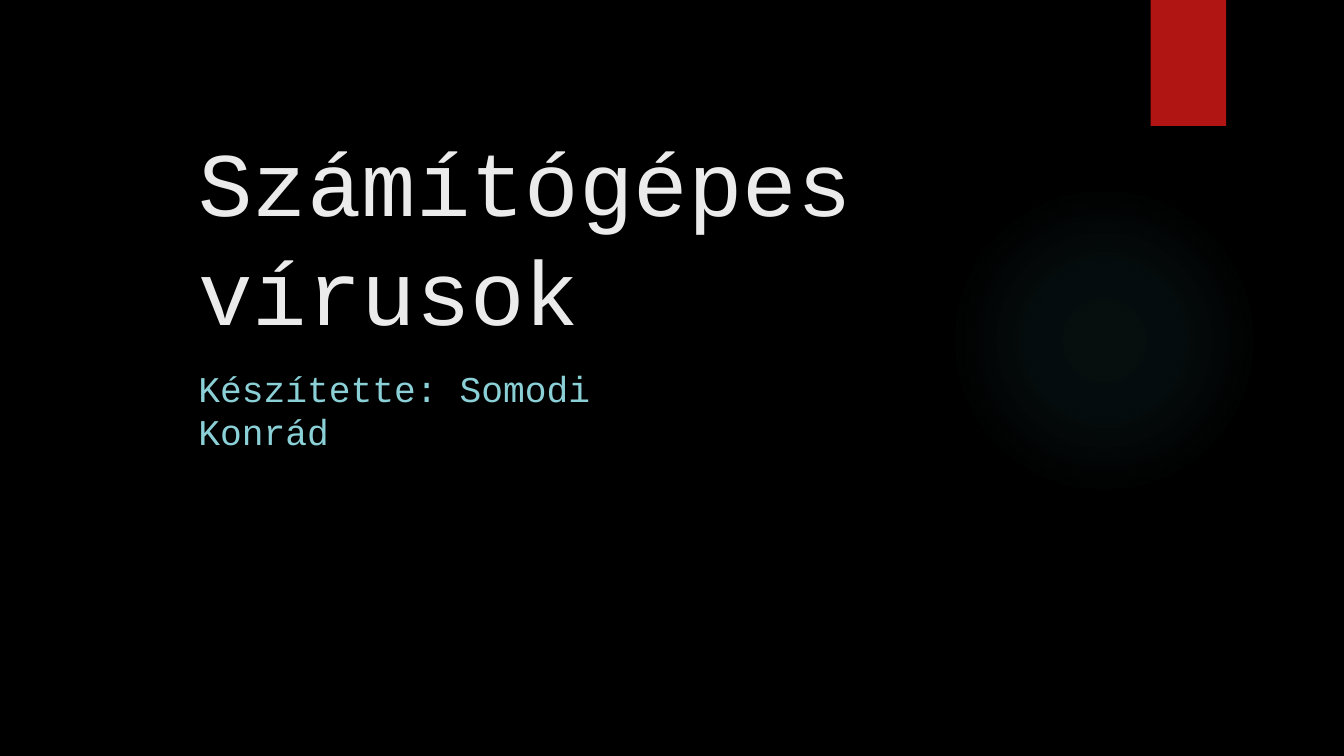
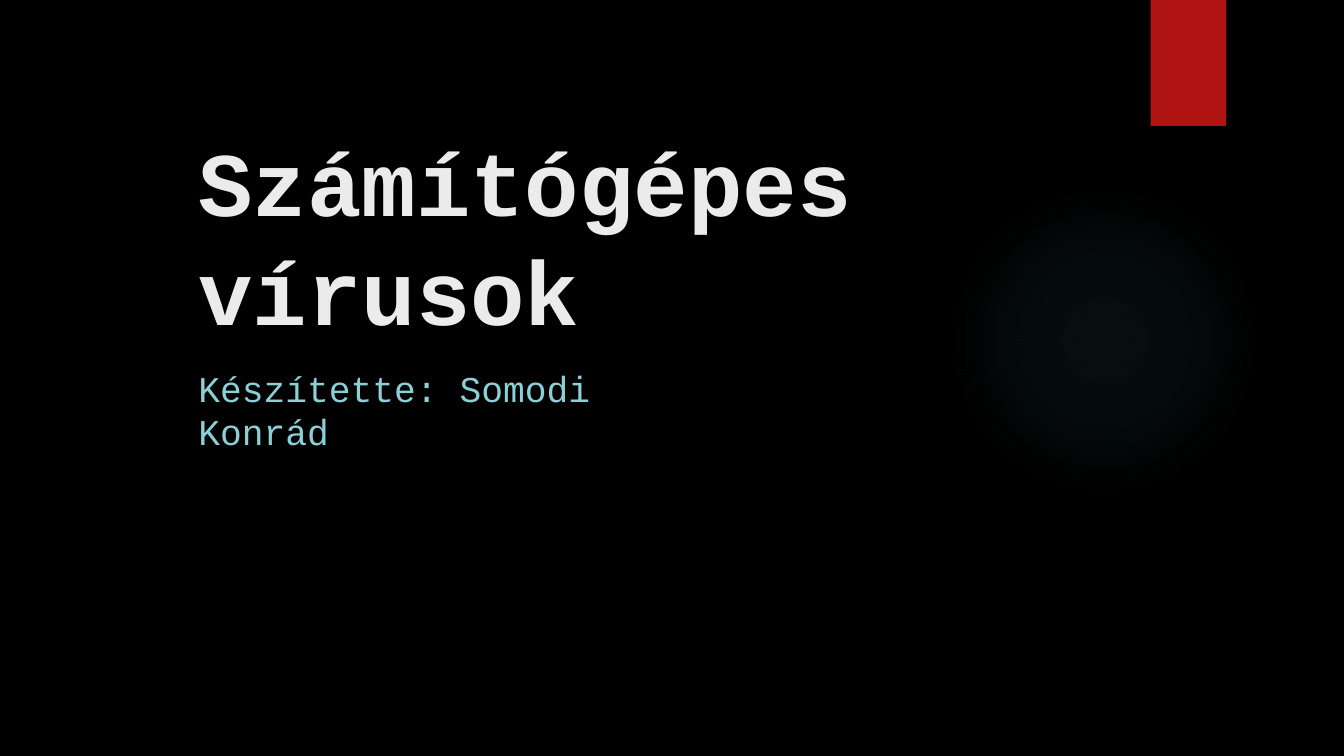
Before and after one commit to somodikonrad/Paprika, a slide deck: slide 1 of IKT PPT/Beadandó SK .pptx. Drawn at 1344x756 pixels with LibreOffice and Linux fonts; fonts in the diff are those of the drawing; background and template pictures are left out. Boxes give left, top, right and bottom in pixels: in the first picture for what was removed or moved away, otherwise in the second. Text is boxed around its words. In the diff, an @@ line names an element or a change of style, - is before the commit and + after.

```diff
--- a/IKT PPT/Beadandó SK .pptx
+++ b/IKT PPT/Beadandó SK .pptx
@@ title "Számítógépes vírusok" at [198, 151, 851, 326]: bold on @@
```
Also in this commit, not shown: 5 other slides changed, 1 slide added.
